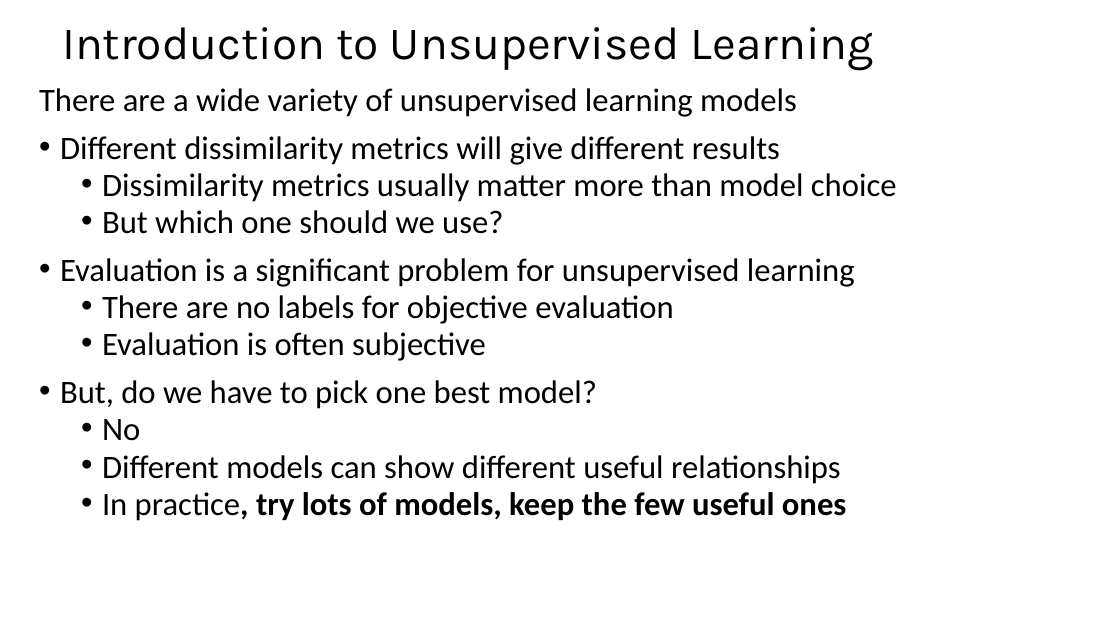
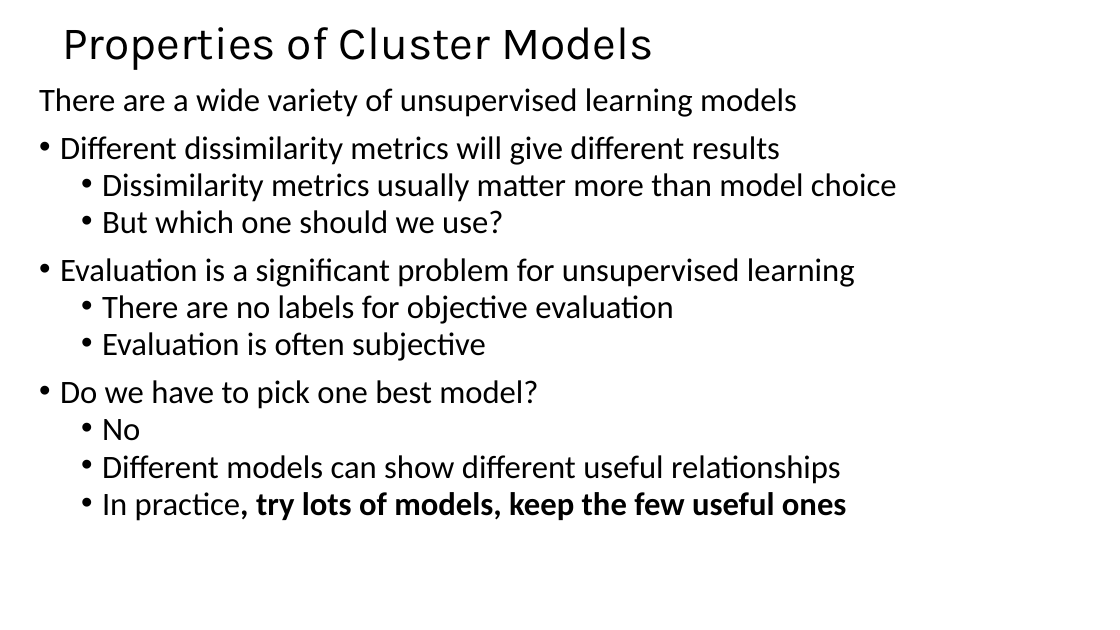
Before and after one commit to StephenElston/CSCI-E-108, a slide deck: slide 10 of slides/9_IntroductionToClustering.pptx (slide 7 before the commit). Drawn at 1120x630 pixels with LibreOffice and Linux fonts; fonts in the diff are those of the drawing. Boxes give left, top, right and bottom in pixels: in the first picture for what was removed or moved away, otherwise in the second. Text is boxed around its words. In the diff, an @@ line names an element or a change of style, - is before the commit and + after.

```diff
--- a/slides/9_IntroductionToClustering.pptx
+++ b/slides/9_IntroductionToClustering.pptx
@@ title at [62,27,654,70]: text changed @@
-Introduction to Unsupervised Learning
+Properties of Cluster Models
@@ text at [60,380,538,409]: text changed @@
-• But, do we have to pick one best model?
+• Do we have to pick one best model?
```
Also in this commit, not shown: 14 other slides changed, 10 slides added.
